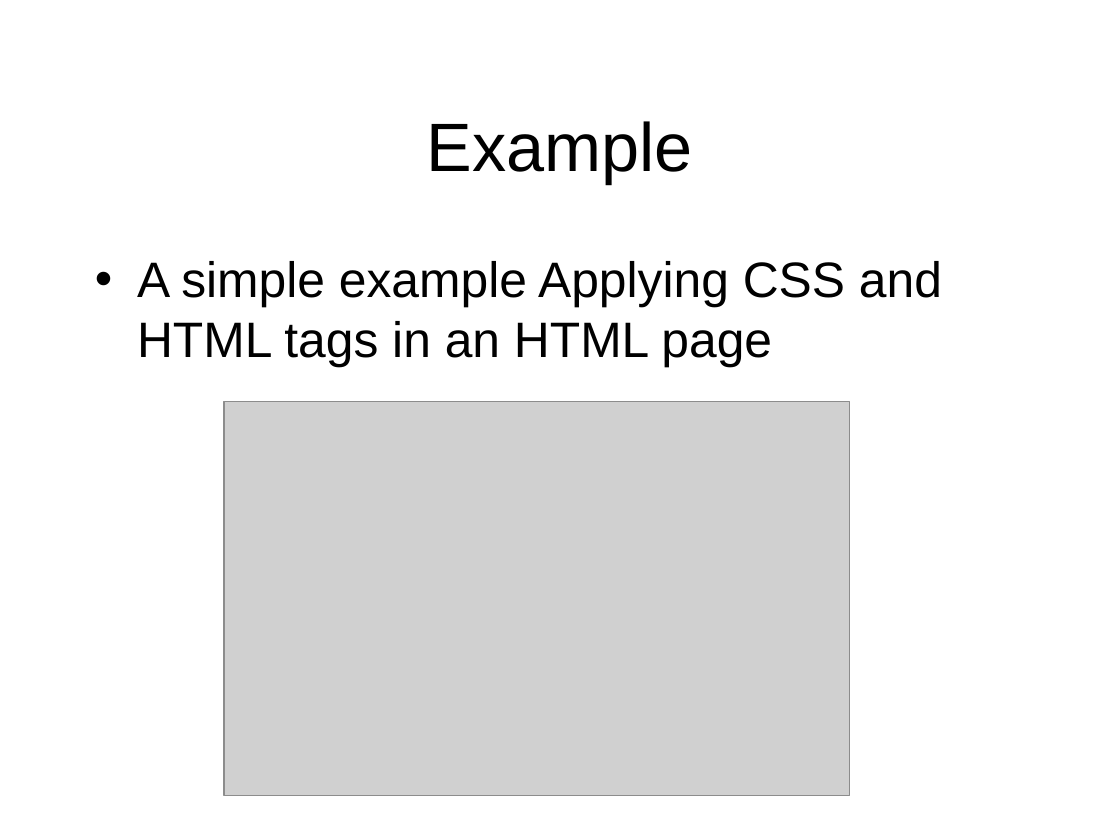
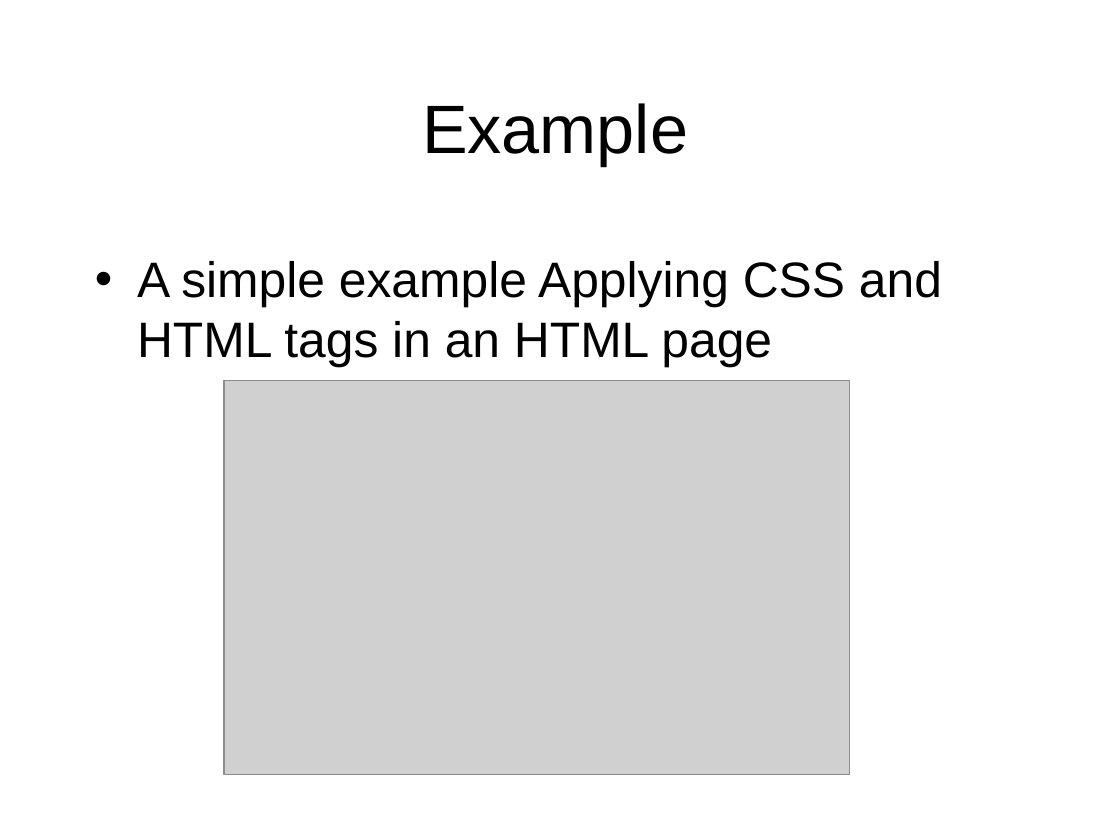
Before and after one commit to octaviordz/zjnu2017.github.io, a slide deck: slide 22 of WAD/lectures/050--CSS.ppt (slide 20 before the commit). Drawn at 1120x840 pixels with LibreOffice and Linux fonts; fonts in the diff are those of the drawing; grey boxes stand for pictures. Boxes give left, top, right and bottom in pixels: in the first picture for what was removed or moved away, otherwise in the second. Text is boxed around its words. In the diff, an @@ line names an element or a change of style, - is before the commit and + after.

```diff
--- a/WAD/lectures/050--CSS.ppt
+++ b/WAD/lectures/050--CSS.ppt
@@ title "Example": place and size @@
-title "Example" at <box>427,121,693,184</box>
+title "Example" at <box>422,103,688,165</box>
@@ picture: place and size @@
-picture at <box>224,401,849,795</box>
+picture at <box>224,381,849,775</box>
```
Also in this commit, not shown: 6 other slides changed, 26 slides added, 1 slide removed, 2 other files.
